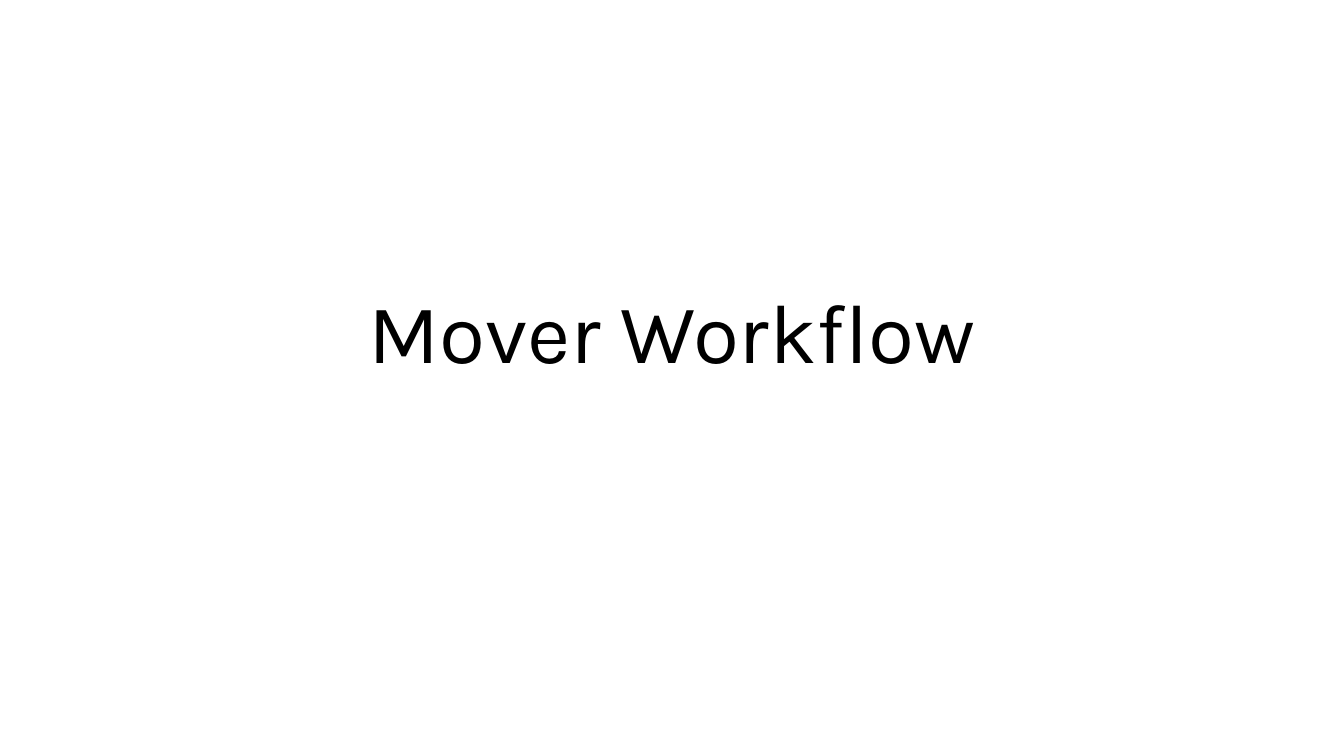
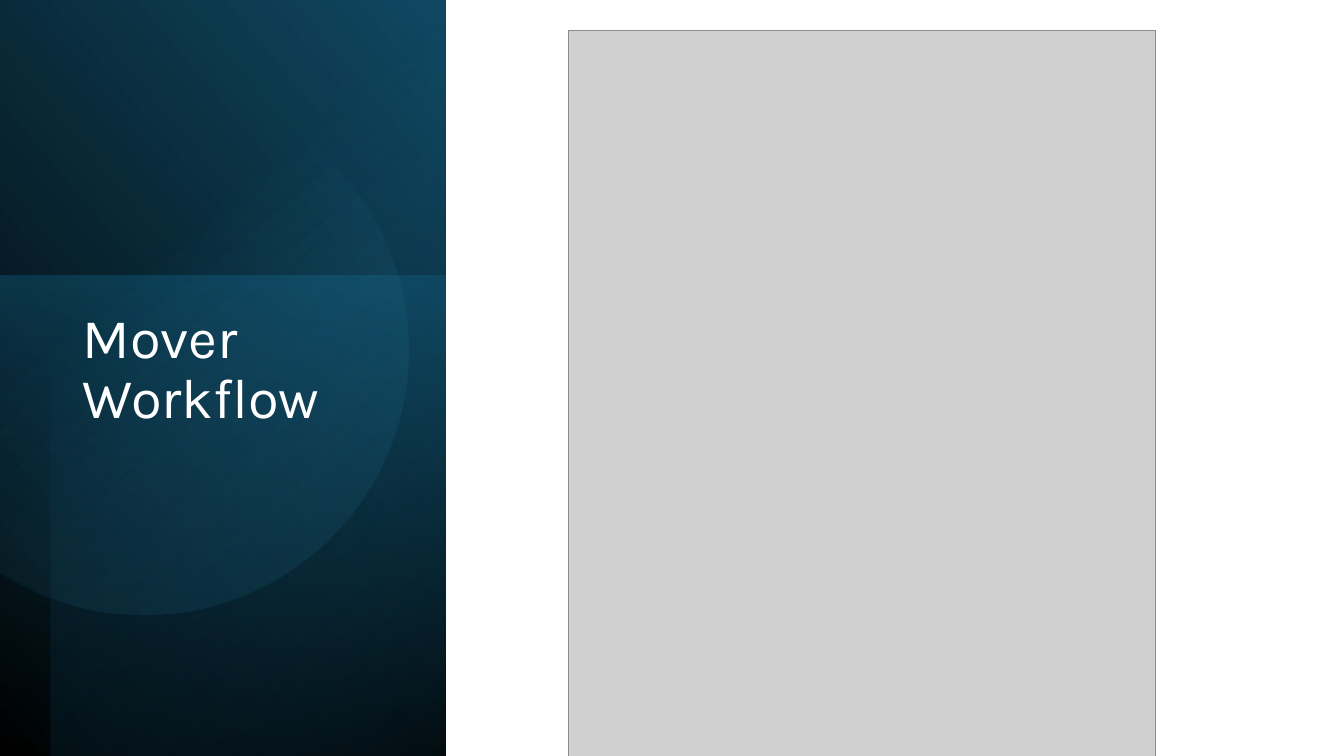
Before and after one commit to gkangaya/IAM-Lifecycle-Healthcare-Automation, a slide deck: slide 6 of 09-Presentation/IAM-Healthcare-Automation-Professional.pptx. Drawn at 1344x756 pixels with LibreOffice and Linux fonts; fonts in the diff are those of the drawing; grey boxes stand for pictures. Boxes give left, top, right and bottom in pixels: in the first picture for what was removed or moved away, otherwise in the second. Text is boxed around its words. In the diff, an @@ line names an element or a change of style, - is before the commit and + after.

```diff
--- a/09-Presentation/IAM-Healthcare-Automation-Professional.pptx
+++ b/09-Presentation/IAM-Healthcare-Automation-Professional.pptx
@@ rectangle added at bbox=[0, 0, 446, 756], fill gradient #000000 to #104862 @@
@@ rectangle added at bbox=[50, 0, 446, 756], fill gradient #000000 to #156082 @@
@@ freeform shape added at bbox=[0, 52, 457, 662], fill gradient #46B1E1 to #104862 @@
@@ picture added at bbox=[569, 31, 1156, 756] @@
@@ rectangle added at bbox=[0, 276, 446, 756], fill gradient #156082 to #0B3041 @@
@@ title "Mover Workflow": place and size @@
-title "Mover Workflow" at bbox=[368, 305, 976, 364]
+title "Mover Workflow" at bbox=[83, 323, 319, 419]
@@ title "Mover Workflow" at bbox=[83, 323, 319, 419]: size 60 to 40 pt, text colour #000000 to #FFFFFF; alignment centre to left; vertical alignment bottom to top @@
```
Also in this commit, not shown: 5 other slides changed, 7 slides added, 7 slides removed.
